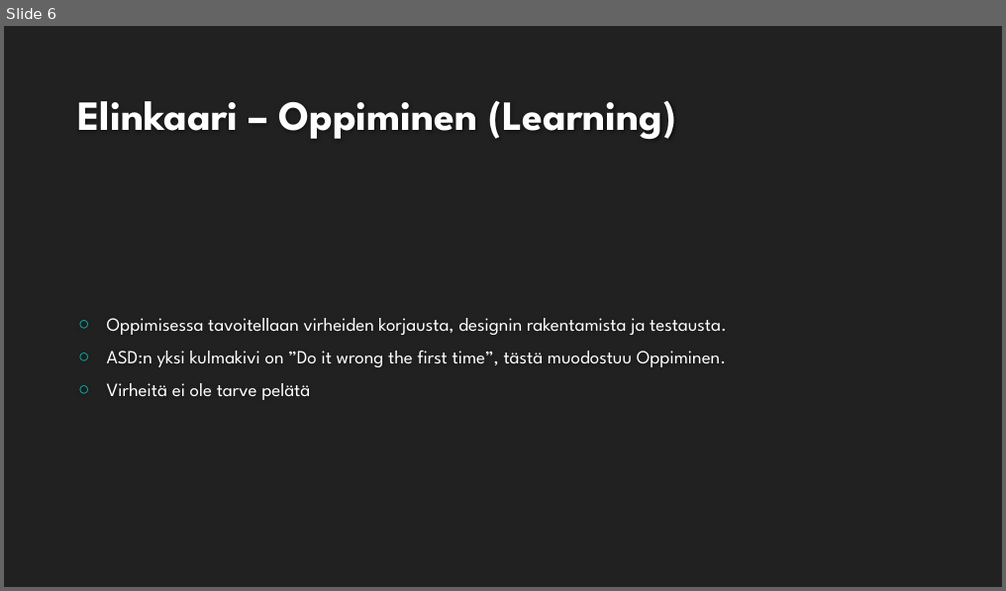
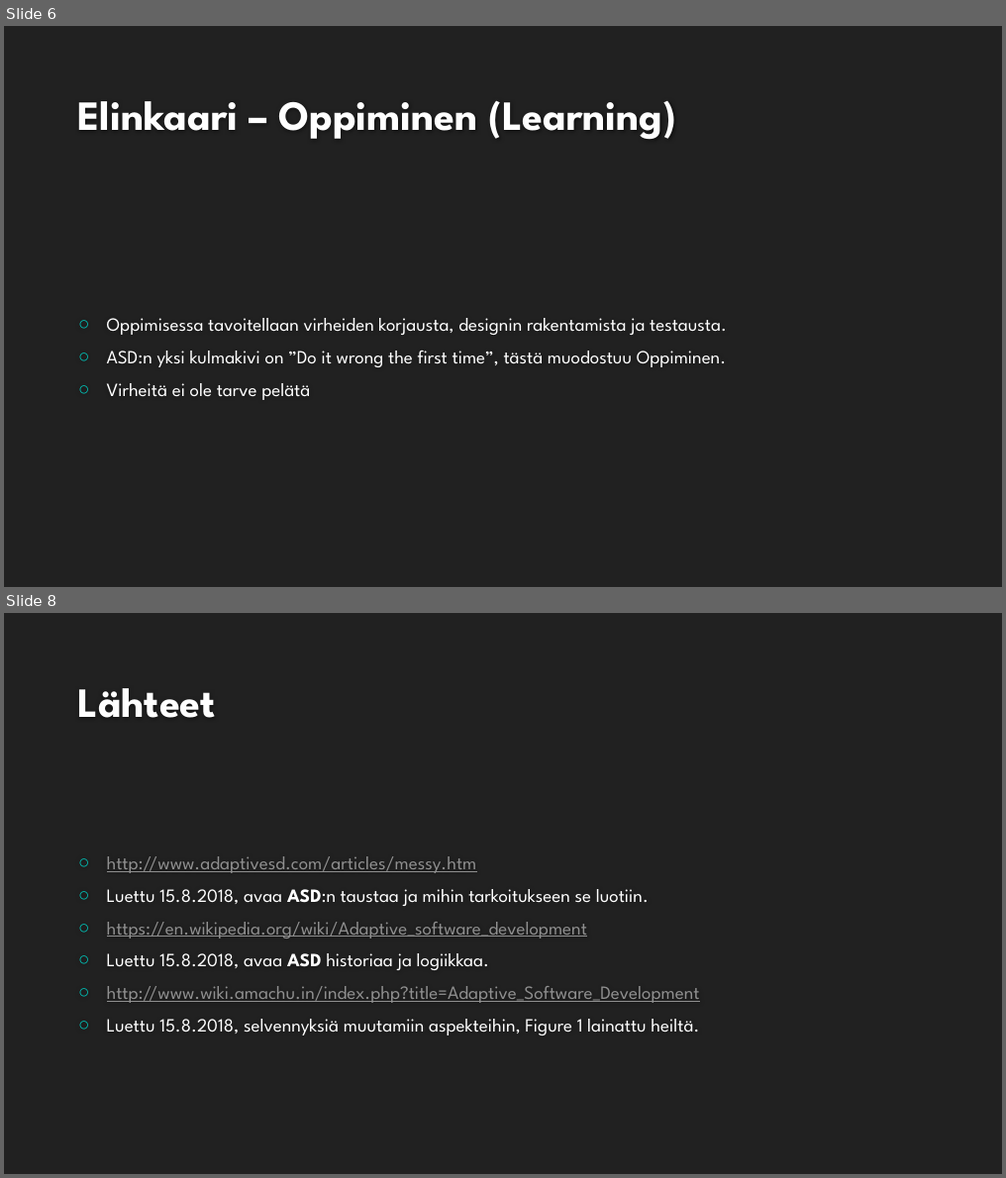
Before and after one commit to Novahot/novapalautukset, a slide deck: ASD/AdaptiveSoftwareDevelopment.pptx. Shown one above the other, each under a label of ours: slide 6 before the commit, slides 6 and 8 after it; the slides between them are not shown. The pictures are 1006x591 and 1006x1178 pixels, drawn with LibreOffice and Linux fonts; fonts in the diff are those of the drawing; background and template pictures are left out. Boxes give left, top, right and bottom in pixels: in the first picture for what was removed or moved away, otherwise in the second. Text is boxed around its words. In the diff, an @@ line names an element or a change of style, - is before the commit and + after.

```diff
--- a/ASD/AdaptiveSoftwareDevelopment.pptx
+++ b/ASD/AdaptiveSoftwareDevelopment.pptx
@@ slide 8 added at (4, 613, 1002, 1174), background #212121 @@
@@ title added at (78, 688, 216, 718), 40 pt, text #FEFEFE, bold @@
+Lähteet
@@ text added at (107, 857, 700, 1036), 18 pt, text #FFFFFF @@
+○ http://www.adaptivesd.com/articles/messy.htm
+○ Luettu 15.8.2018, avaa ASD:n taustaa ja mihin tarkoitukseen se luotiin.
+○ https://en.wikipedia.org/wiki/Adaptive_software_development
+○ Luettu 15.8.2018, avaa ASD historiaa ja logiikkaa.
+○ http://www.wiki.amachu.in/index.php?title=Adaptive_Software_Development
+○ Luettu 15.8.2018, selvennyksiä muutamiin aspekteihin, Figure 1 lainattu heiltä.
```
Also in this commit, not shown: 1 other slide added, 1 other file.
